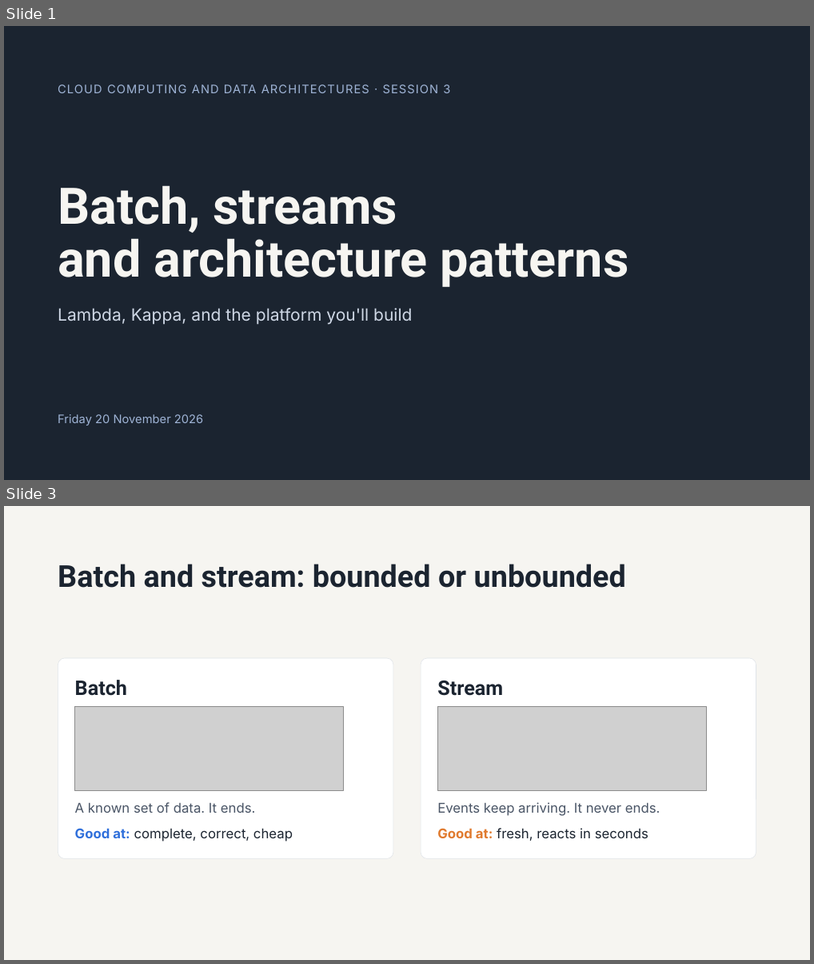
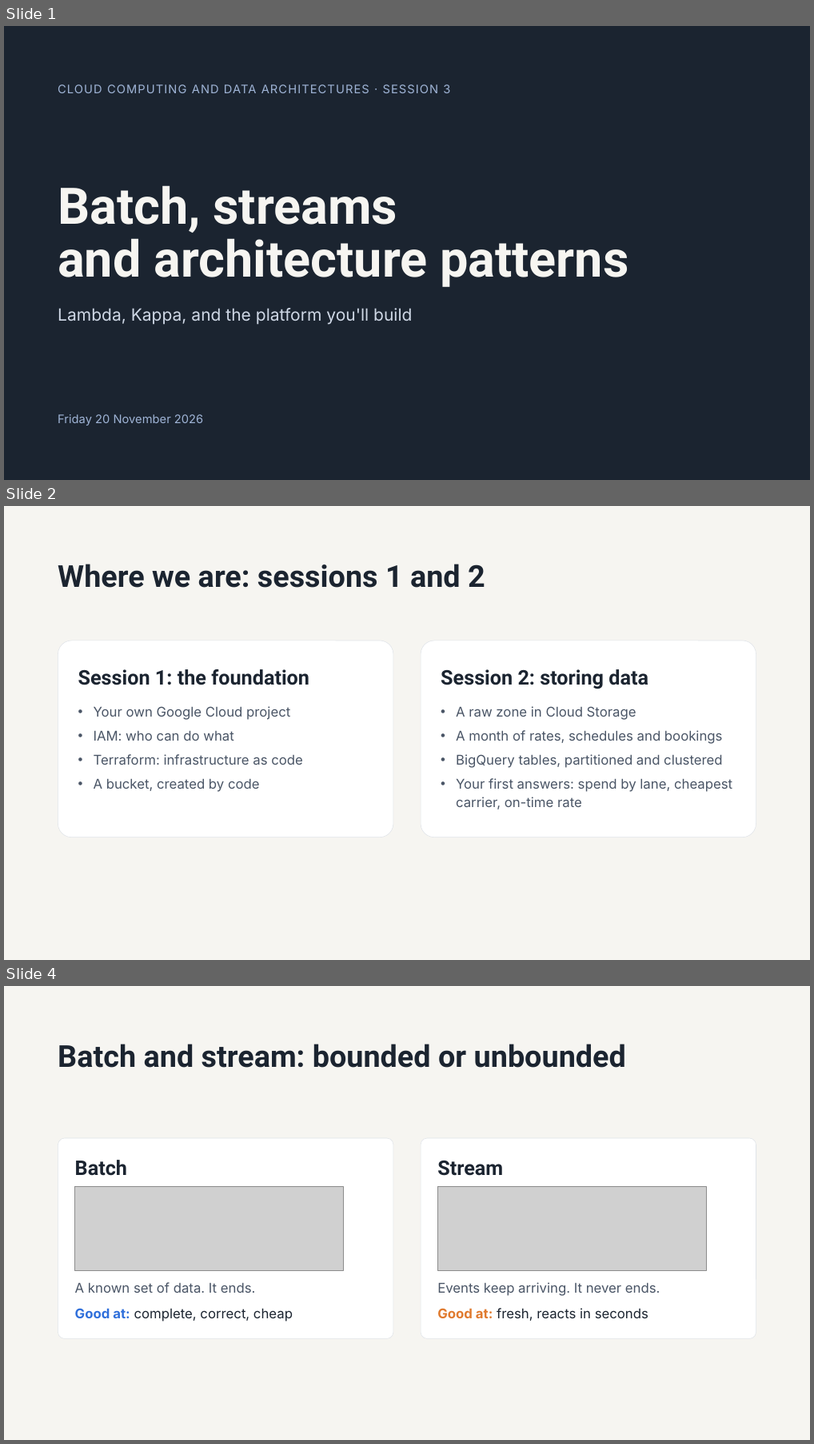
Before and after one commit to 1768SAIKUMAR/cloud-computing-srh, a slide deck: sessions/03-batch-streams-and-architecture-patterns/slides/session-03-batch-streams-and-architecture-patterns.pptx. Shown one above the other, each under a label of ours: slides 1 and 3 before the commit, slides 1, 2 and 4 after it; the slides between them are not shown. The pictures are 814x964 and 814x1444 pixels, drawn with LibreOffice and Linux fonts; fonts in the diff are those of the drawing; grey boxes stand for pictures. Boxes give left, top, right and bottom in pixels: in the first picture for what was removed or moved away, otherwise in the second. Text is boxed around its words. In the diff, an @@ line names an element or a change of style, - is before the commit and + after.

```diff
--- a/sessions/03-batch-streams-and-architecture-patterns/slides/session-03-batch-streams-and-architecture-patterns.pptx
+++ b/sessions/03-batch-streams-and-architecture-patterns/slides/session-03-batch-streams-and-architecture-patterns.pptx
@@ slide 2 added at bbox=[4, 506, 810, 960], background #F6F5F1 @@
@@ title added at bbox=[58, 564, 486, 588], 36 pt, text #1B2430, bold @@
+Where we are: sessions 1 and 2
@@ rounded rectangle added at bbox=[58, 640, 394, 837], fill #FFFFFF, outline #DFE3E8 0.5 pt @@
@@ rounded rectangle added at bbox=[421, 640, 757, 837], fill #FFFFFF, outline #DFE3E8 0.5 pt @@
@@ text added at bbox=[78, 669, 310, 685], 24 pt, text #1B2430, bold @@
+Session 1: the foundation
@@ text added at bbox=[441, 669, 649, 689], 24 pt, text #1B2430, bold @@
+Session 2: storing data
@@ text added at bbox=[94, 706, 303, 792], 16 pt, text #4A5566 @@
+• Your own Google Cloud project
+• IAM: who can do what
+• Terraform: infrastructure as code
+• A bucket, created by code
@@ text added at bbox=[456, 706, 733, 809], 16 pt, text #4A5566 @@
+• A raw zone in Cloud Storage
+• A month of rates, schedules and bookings
+• BigQuery tables, partitioned and clustered
+• Your first answers: spend by lane, cheapest carrier, on-time rate
@@ what was slide 3 is now slide 4 @@
```
Also in this commit, not shown: 1 slide changed, 2 other slides added, 1 slide removed, 6 other files.
